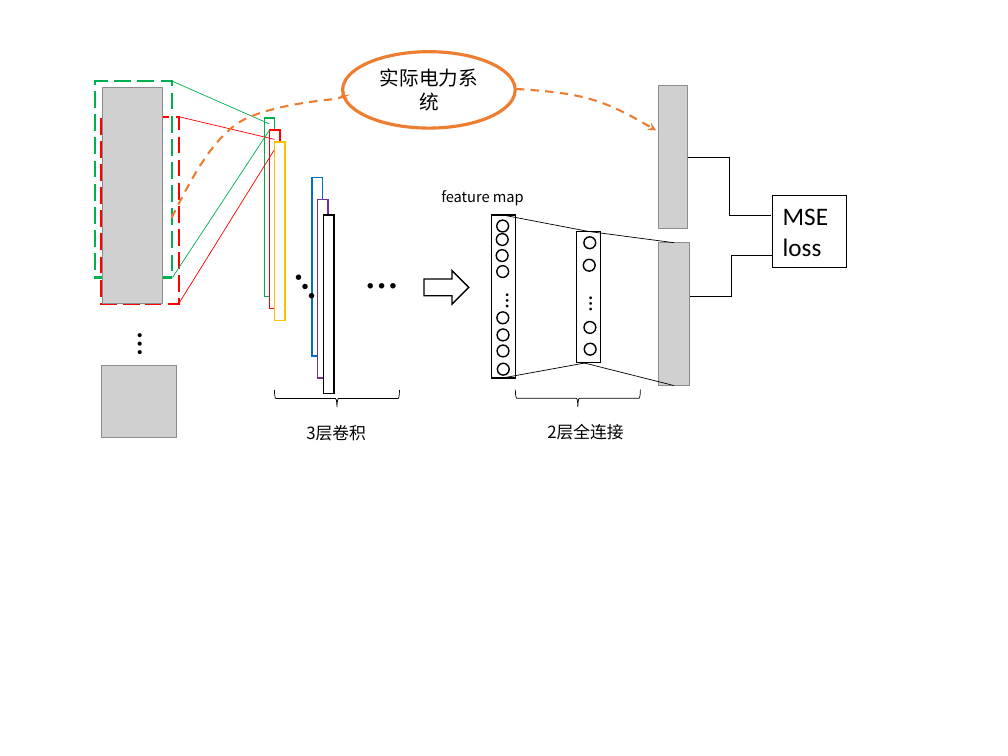
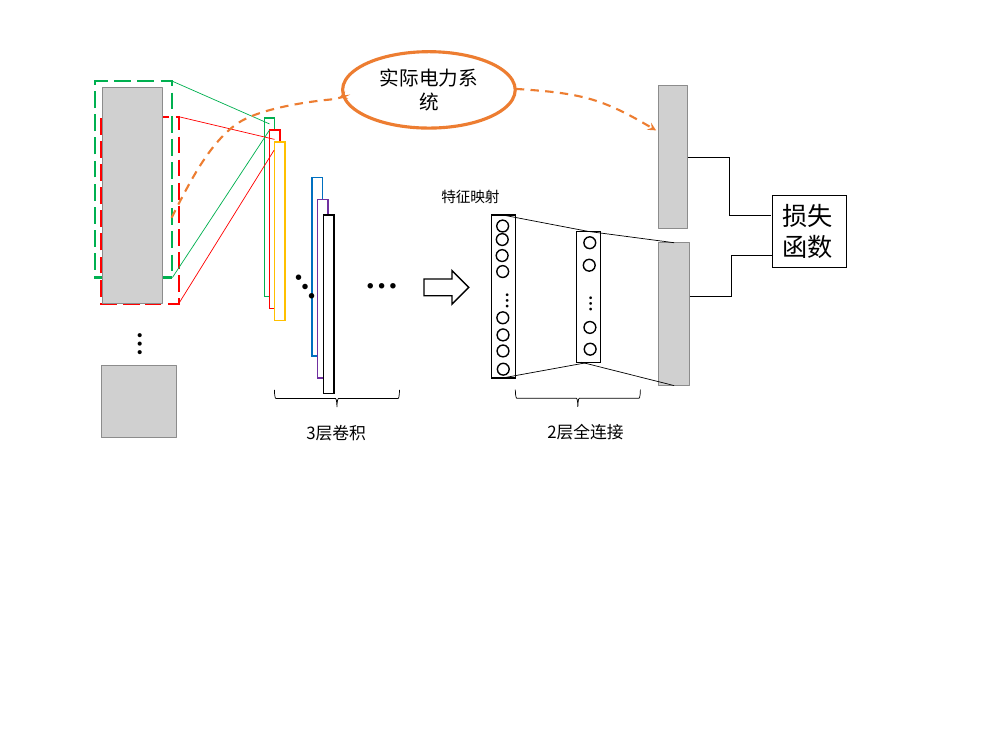
Before and after one commit to zyj0704033/graduate, a slide deck: slide 2 of figures/演示文稿1.pptx. Drawn at 1008x756 pixels with LibreOffice and Linux fonts; fonts in the diff are those of the drawing; grey boxes stand for pictures. Boxes give left, top, right and bottom in pixels: in the first picture for what was removed or moved away, otherwise in the second. Text is boxed around its words. In the diff, an @@ line names an element or a change of style, - is before the commit and + after.

```diff
--- a/figures/演示文稿1.pptx
+++ b/figures/演示文稿1.pptx
@@ text at [441, 189, 499, 204]: text changed @@
-feature map
+特征映射
@@ text in rectangle at [783, 203, 833, 258]: text changed; font Calibri to Noto Sans CJK SC @@
-MSE loss
+损失函数
```
Also in this commit, not shown: 2 other files.
